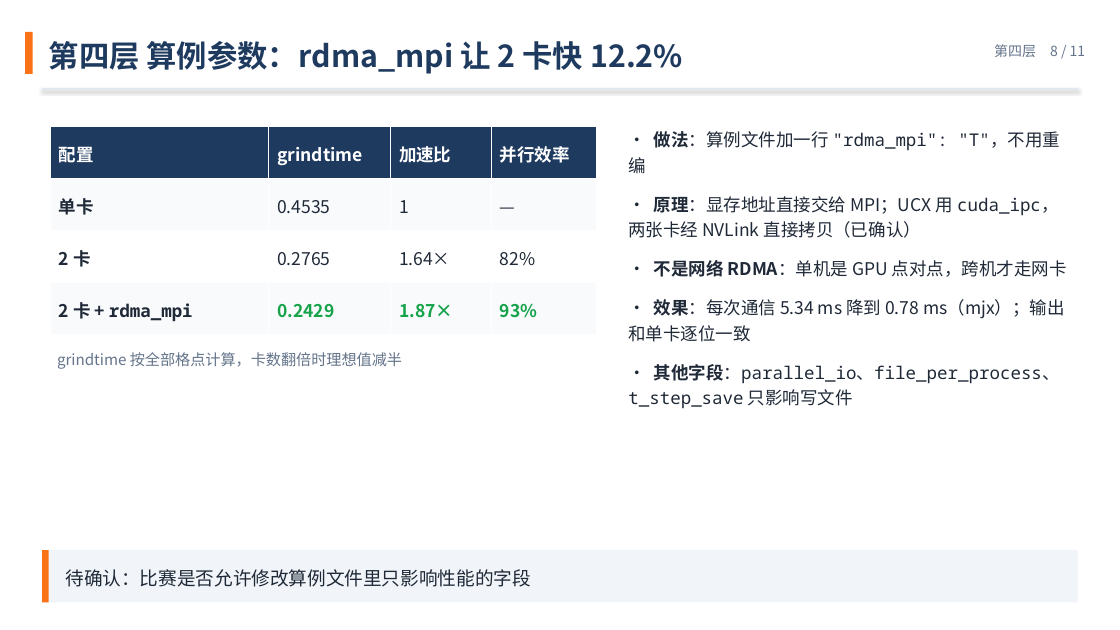
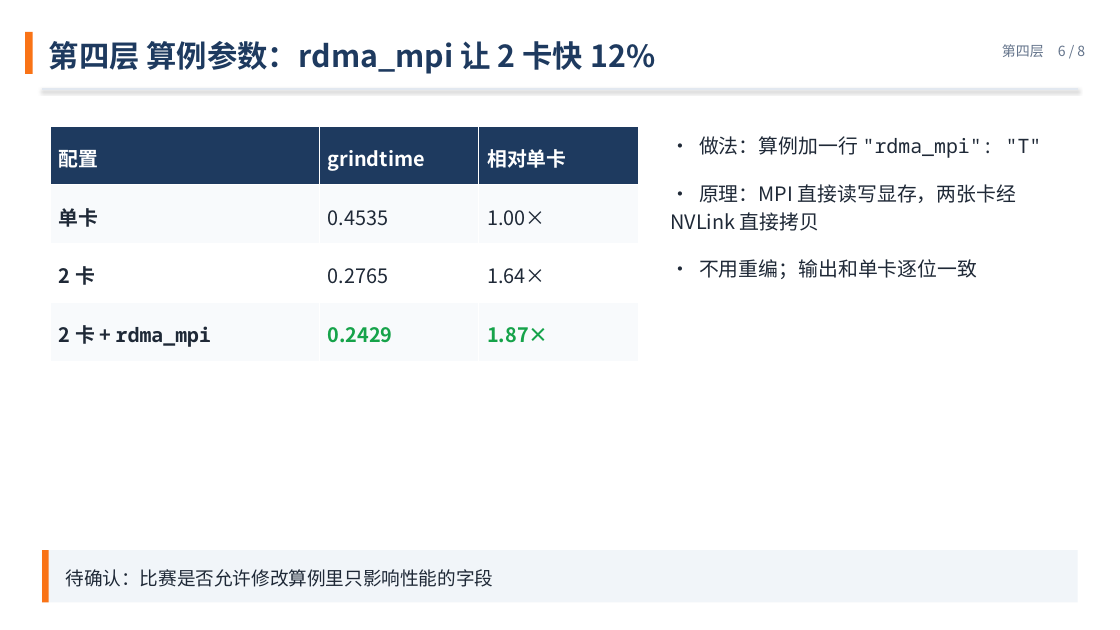
Before and after one commit to VictorTHU681/mfc-tuning-slides, a slide deck: slide 6 of tuning-six-layers-zh.pptx (slide 8 before the commit). Drawn at 1120x630 pixels with LibreOffice and Linux fonts; fonts in the diff are those of the drawing. Boxes give left, top, right and bottom in pixels: in the first picture for what was removed or moved away, otherwise in the second. Text is boxed around its words. In the diff, an @@ line names an element or a change of style, - is before the commit and + after.

```diff
--- a/tuning-six-layers-zh.pptx
+++ b/tuning-six-layers-zh.pptx
@@ text at (49,41,655,74): text changed @@
-第四层 算例参数：rdma_mpi 让 2 卡快 12.2%
+第四层 算例参数：rdma_mpi 让 2 卡快 12%
@@ text at (1002,44,1085,57): text changed @@
-第四层 8 / 11
+第四层 6 / 8
@@ table at (50,126,639,361) @@
-column 3: 加速比 | 1 | 1.64× | 1.87×
-column 4: 并行效率 | — | 82% | 93%
+column 3: 相对单卡 | 1.00× | 1.64× | 1.87×
@@ table: place and size @@
-table at (50,126,597,334)
+table at (50,126,639,361)
@@ text at (670,136,1042,279): text changed; size 15 to 17 pt @@
-• 做法：算例文件加一行 "rdma_mpi": "T"，不用重编
-• 原理：显存地址直接交给 MPI；UCX 用 cuda_ipc，两张卡经 NVLink 直接拷贝（已确认）
-• 不是网络 RDMA：单机是 GPU 点对点，跨机才走网卡
-• 效果：每次通信 5.34 ms 降到 0.78 ms（mjx）；输出和单卡逐位一致
-• 其他字段：parallel_io、file_per_process、t_step_save 只影响写文件
+• 做法：算例加一行 "rdma_mpi": "T"
+• 原理：MPI 直接读写显存，两张卡经 NVLink 直接拷贝
+• 不用重编；输出和单卡逐位一致
@@ text removed at (57,352,402,369) @@
-grindtime 按全部格点计算，卡数翻倍时理想值减半
@@ text at (66,569,494,587): text changed @@
-待确认：比赛是否允许修改算例文件里只影响性能的字段
+待确认：比赛是否允许修改算例里只影响性能的字段
```
Also in this commit, not shown: 7 other slides changed, 3 slides removed.
